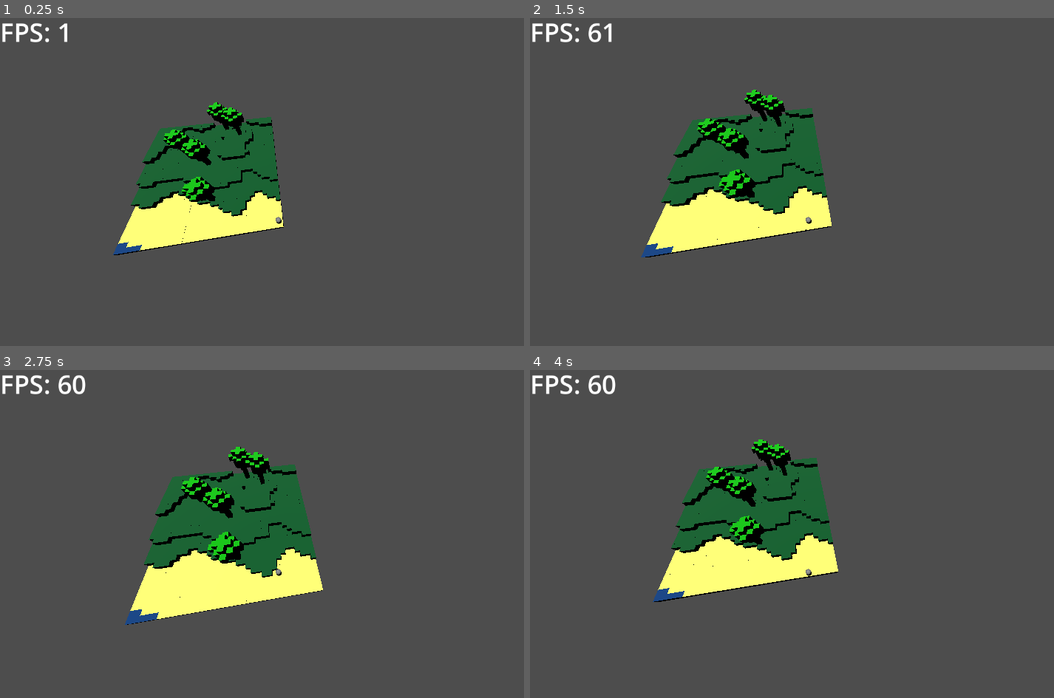
Above: before the commit, frames 1-4 (two rows, left to right).
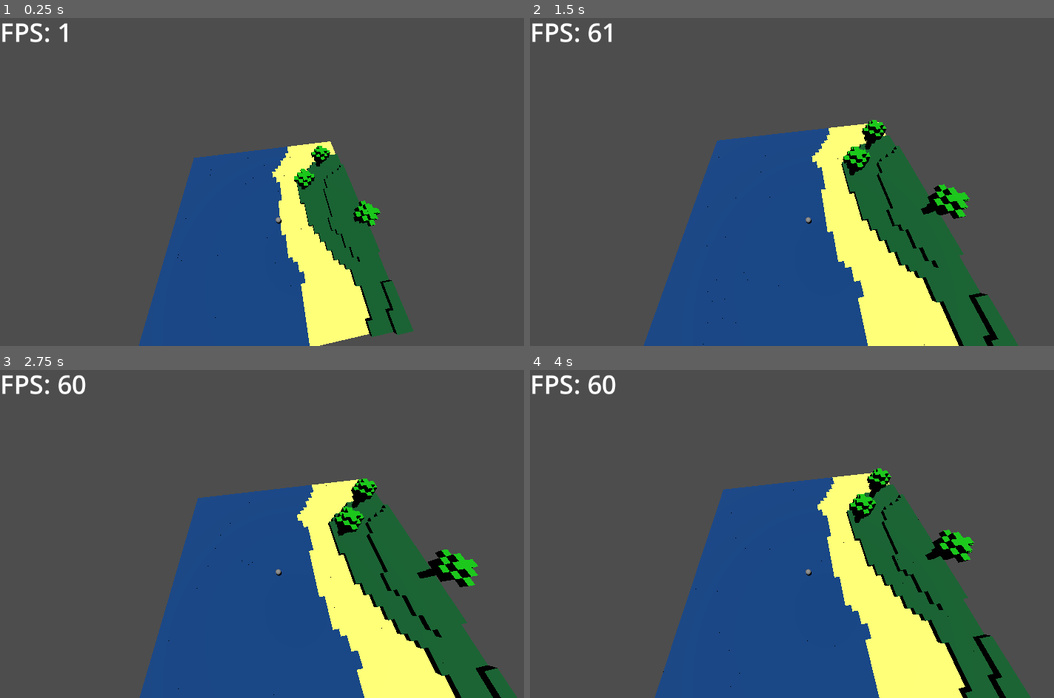
Above: after the commit, the same moments.

Repository: AlbinHorlaville/open-world-lego
Game: Godot game, scene res://levels/main.tscn
Same seed, same stepped clock (60 frames per second), same inputs: the game is played once before the commit and once after it.
Inputs:
- Up to frame 1 (0.25 s): no input
- Up to frame 2 (1.5 s): tap Enter (ui_accept) at 0.5, 0.77 s; hold Right (ui_right) 0.53-1.28 s; hold Down (ui_down) from 1.28 s (still down)
- Up to frame 3 (2.75 s): tap Enter (ui_accept) at 1.52 s; release Down (ui_down) at 2.03 s; hold Right (ui_right) from 2.03 s (still down)
- Up to frame 4 (4 s): release Right (ui_right) at 2.78 s; hold Up (ui_up) 2.78-3.53 s; tap Enter (ui_accept) at 3.02, 3.77 s; hold Left (ui_left) from 3.53 s (still down)

The runs differ from the first frame. In frame 1, 29% of the frame differs, in the area x 21-79%, y 25-100%; in frame 2, 39%; in frame 3, 39%, in the area x 23-99%, y 23-100%; in frame 4, 39%.

Commit message:
Fix Chunk coords and smooth code

Diff:
--- a/OpenWorldLego/actor/player.gd
+++ b/OpenWorldLego/actor/player.gd
@@ -48,4 +48,16 @@
 	#	position.z = limit_map.z
 
 func getCoordChunk():
-	return Vector3(int(position.x/16), int(position.y/16), int(position.z/16))
+	return Vector2(int(position.x/16), int(position.z/16))
+
+# Return the position of all neighbors of a chunk and it position.
+#  XXX
+#  XOX
+#  XXX
+func getBehaviorsChunks():
+	var cur_pos =  getCoordChunk()
+	var neighbor = []
+	for x in range(cur_pos.x-1, cur_pos.x+2):
+		for y in range(cur_pos.y-1, cur_pos.y+2):
+			neighbor.append(Vector2(x, y))
+	return neighbor
--- a/OpenWorldLego/levels/Label.gd
+++ b/OpenWorldLego/levels/Label.gd
@@ -1,5 +1,5 @@
 extends Label
 
 # Called every frame. 'delta' is the elapsed time since the previous frame.
-func _process(delta: float) -> void:
+func _process(_delta: float) -> void:
 	set_text("FPS: " + str(Engine.get_frames_per_second()))
--- a/OpenWorldLego/levels/chunk.gd
+++ b/OpenWorldLego/levels/chunk.gd
@@ -9,24 +9,24 @@
 
 @export var tailleChunk:int = 16
 
-var coordChunk:Vector3
+var coordChunk:Vector2
 
 func CreateChunk(x, y):
-	coordChunk = Vector3(x, 0, y)
-	for i in range(x, x+tailleChunk+1):
-		for j in range(y, y+tailleChunk+1):
+	coordChunk = Vector2(x, y)
+	for i in range(tailleChunk):
+		for j in range(tailleChunk):
 			var block = dirt_scene.instantiate()
 
-			var currentPN = perlin_noise.get_noise_2d(tailleChunk*x+i, tailleChunk*y+j)
+			var currentPN = perlin_noise.get_noise_2d(x*tailleChunk+i, y*tailleChunk+j)
 			if currentPN < -0.1:
 				block.changeMaterial(color_water)
-				block.position = Vector3(16*x+i, 0, tailleChunk*y+j)
+				block.position = Vector3(x*tailleChunk+i, 0, y*tailleChunk+j)
 			elif currentPN <= 0.1:
 				block.changeMaterial(color_sand)
-				block.position = Vector3(tailleChunk*x+i, 0, tailleChunk*y+j)
+				block.position = Vector3(x*tailleChunk+i, 0, y*tailleChunk+j)
 			else:
 				block.changeMaterial(color_dirt)
-				block.position = Vector3(tailleChunk*x+i, int(currentPN*10), tailleChunk*y+j)
+				block.position = Vector3(x*tailleChunk+i, int(currentPN*10), y*tailleChunk+j)
 
 				# Plant a tree (1 chance per 100)
 				if randi_range(0, 100)==1:
--- a/OpenWorldLego/levels/main.gd
+++ b/OpenWorldLego/levels/main.gd
@@ -4,28 +4,45 @@
 
 @export var Chunk: PackedScene
 
+var DictChunk_ON:Dictionary # Dictionnary of chunks charged
+var DictChunk_OFF:Dictionary # Dictionnary of chunks uncharged
+
 # Called when the node enters the scene tree for the first time.
 func _ready() -> void:
-	generateMap()
+	DictChunk_ON = {}
+	DictChunk_OFF = {}
+	# The player has to be on positives coordinates
+	$Player.position = Vector3(500, 10, 500)
 
-func generateMap() -> void:
-	# Change the seed each time we play the game, comment to change it manualy
-	# perlin_noise.seed = randi()
-	# generate every block on the map
-	for i in range(limit_map.x/16): # gives the number of chunks
-		for j in range(limit_map.z/16): # gives the number of chunks
-			var chunk = Chunk.instantiate()
-			chunk.CreateChunk(i, j)
-			$World.add_child(chunk)
+func _process(_delta: float) -> void:
+	var neighbors = $Player.getBehaviorsChunks()
+	var chunk
 
-func _process(delta: float) -> void:
-	var children = $World.get_children()
-	for child in children:
-		if child is Node:
-			if distance(child.getCoordChunk(), $Player.getCoordChunk())<2:
-				child.set_visible(true)
-			else:
-				child.set_visible(false)
+	# Remove entry of DictChunk_ON who does not appears in neighbors
+	for pos_chunk in DictChunk_ON:
+		if not pos_chunk in neighbors:
+			chunk = DictChunk_ON[pos_chunk]
+			DictChunk_OFF[pos_chunk] = chunk
+			chunk.set_visible(false)
+			DictChunk_ON.erase(pos_chunk)
+
+	# Update DictChunk_ON and DictChunk_OFF
+	for pos_chunk in neighbors:
+		if pos_chunk in DictChunk_ON:
+			continue
+		if pos_chunk in DictChunk_OFF:
+			# Get the chunk and place it in DictChunk_ON
+			chunk = DictChunk_OFF[pos_chunk]
+			DictChunk_OFF.erase(pos_chunk)
+			DictChunk_ON[pos_chunk] = chunk
+			chunk.set_visible(true)
+			continue
+		# Case of new chunk who as to be charged
+		chunk = Chunk.instantiate()
+		chunk.CreateChunk(pos_chunk.x, pos_chunk.y)
+		chunk.set_visible(true)
+		DictChunk_ON[pos_chunk] = chunk
+		$World.add_child(chunk)
 
 func distance(p1, p2):
 	return sqrt(pow(p1.x-p2.x,2)+pow(p1.y-p2.y,2)+pow(p1.z-p2.z,2))
--- a/OpenWorldLego/levels/main.tscn
+++ b/OpenWorldLego/levels/main.tscn
@@ -10,11 +10,11 @@
 
 [node name="Main" type="Node"]
 script = ExtResource("1_1c0l0")
-limit_map = Vector3(200, 100, 200)
+limit_map = Vector3(1000, 100, 1000)
 Chunk = ExtResource("2_8ee1a")
 
 [node name="DirectionalLight3D" type="DirectionalLight3D" parent="."]
-transform = Transform3D(1, -6.97574e-16, -1.5246e-23, -1.5246e-23, -4.37114e-08, 1, -6.97574e-16, -1, -4.37114e-08, 2.08165e-12, 10, 2.08165e-12)
+transform = Transform3D(1, -6.97574e-16, -1.52459e-23, -1.5246e-23, -4.37114e-08, 1, -6.97574e-16, -1, -4.37114e-08, 2.08165e-12, 10, 2.08165e-12)
 
 [node name="Player" parent="." instance=ExtResource("1_hphc1")]
 transform = Transform3D(1, 0, 0, 0, 1, 0, 0, 0, 1, 2.08165e-12, 5, 2.08165e-12)
